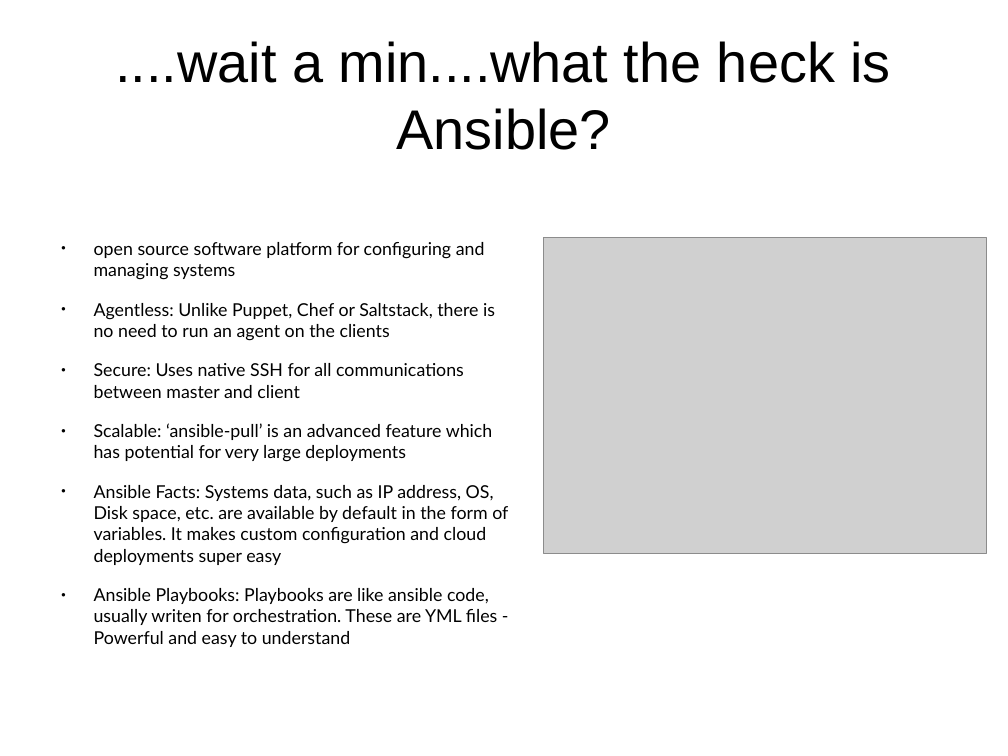
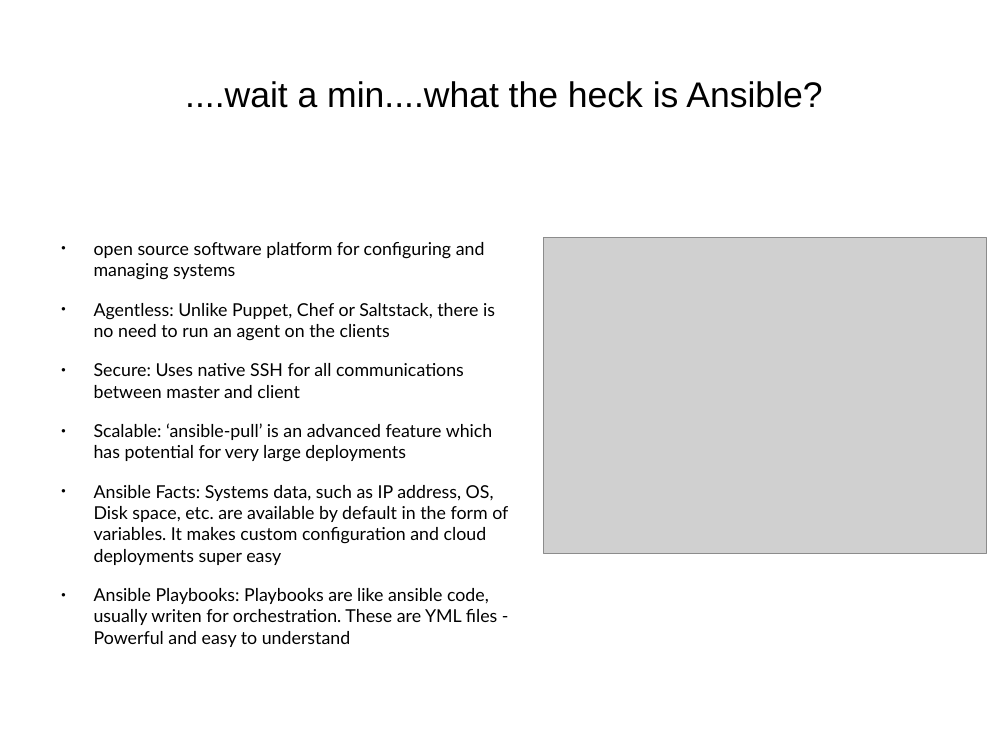
Before and after one commit to hellodk/ansible-meetup-bangalore, a slide deck: slide 3 of Contributing _to_Ansible.odp. Drawn at 1008x756 pixels with LibreOffice and Linux fonts; fonts in the diff are those of the drawing; grey boxes stand for pictures. Boxes give left, top, right and bottom in pixels: in the first picture for what was removed or moved away, otherwise in the second. Text is boxed around its words. In the diff, an @@ line names an element or a change of style, - is before the commit and + after.

```diff
--- a/Contributing _to_Ansible.odp
+++ b/Contributing _to_Ansible.odp
@@ title "....wait a min....what the heck ..." at (185, 81, 822, 108): size 44 to 28 pt @@
```
Also in this commit, not shown: 1 other slide changed, 4 slides added, 4 slides removed, 1 other file.
